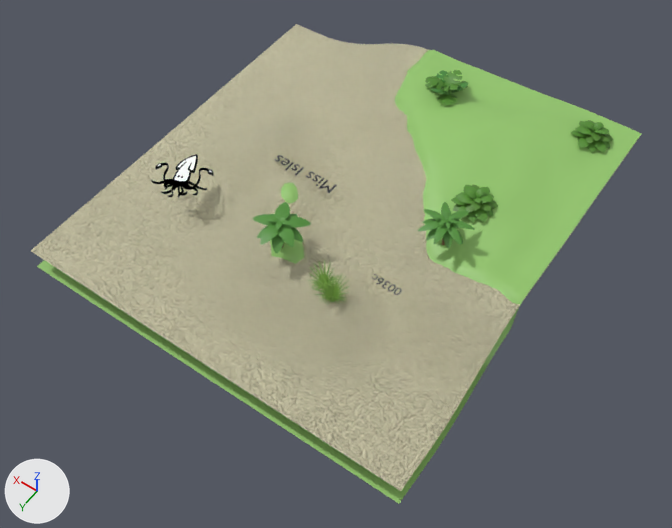
One commit to the Blender file blender/cards/0036c.blend: the scene before it, then after it.
Camera for both pictures: a 50 mm camera at (-18.3, 25.9, 34.2) aimed at (-2.4, 3.5, -0.9). Lighting does not change. The marker at lower left points along +X, +Y and +Z. Text is drawn in Blender's own font.

Objects in the first picture: 'Grass', 'Leafy Bush', 'Leafy Bush.001', 'Palm Tree 5', 'Palm Tree 7', 'Sand', 'squid.svg'.
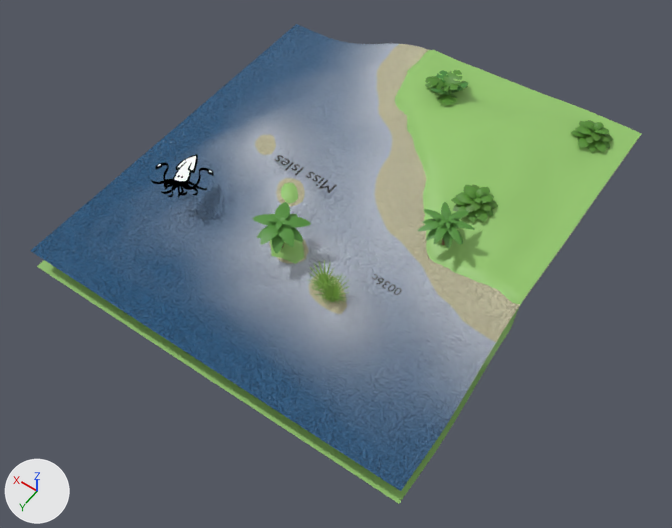
Patch to the scene script:
```diff
--- a/blender/cards/0036c.blend.py
+++ b/blender/cards/0036c.blend.py
@@ mat_terrain_material @@
+mat_terrain_material = bpy.data.materials.new('Terrain Material')
+# nodes: BsdfPrincipled, Bump, MapRange, Mapping, OutputMaterial, SeparateXYZ, TexCoord, TexNoise, ValToRGB
+# colours: blue #306895, white #dde6f3, beige #e7e2be
@@ me_plane @@
 me_plane.from_pydata(...)  # 4535 vertices, 8804 faces; spans x -11.0..11.0, y -11.0..11.0, z -2.0..1.5
-me_plane.materials.append(mat_sand_material)
+me_plane.materials.append(mat_terrain_material)
```

Location of each change, [x1, y1, x2, y2] in pixels of the pictures (672 x 528 px):
'Sand', recoloured
    both: [31, 24, 498, 491]
